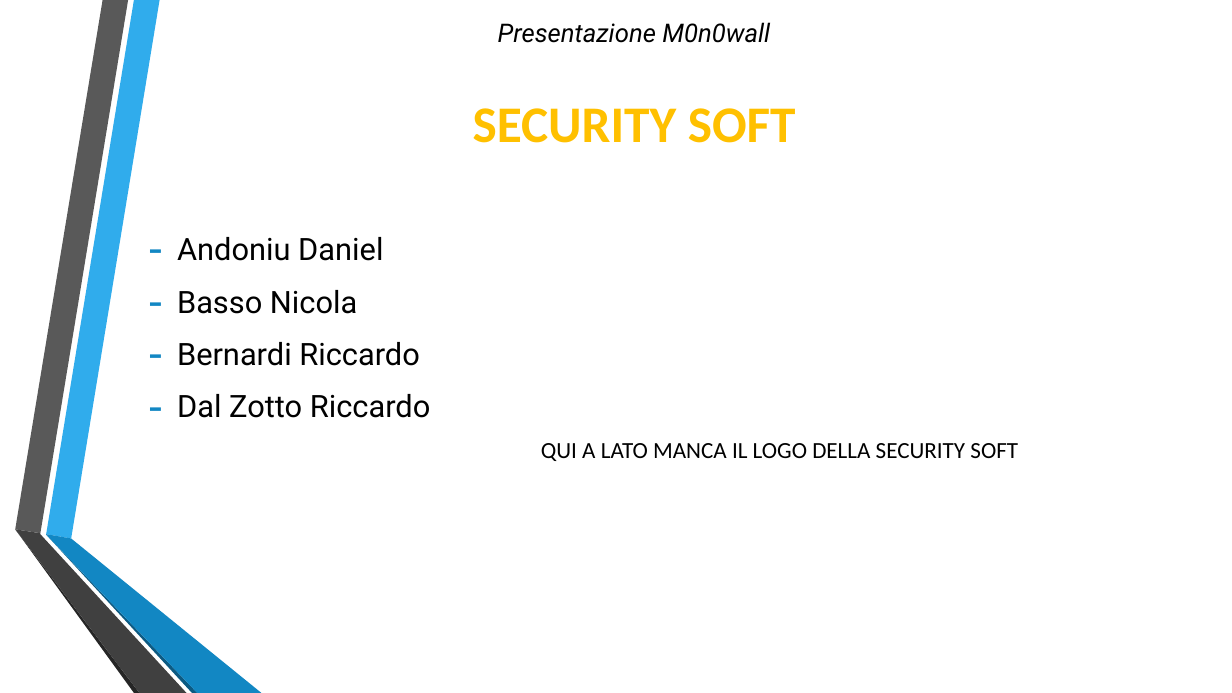
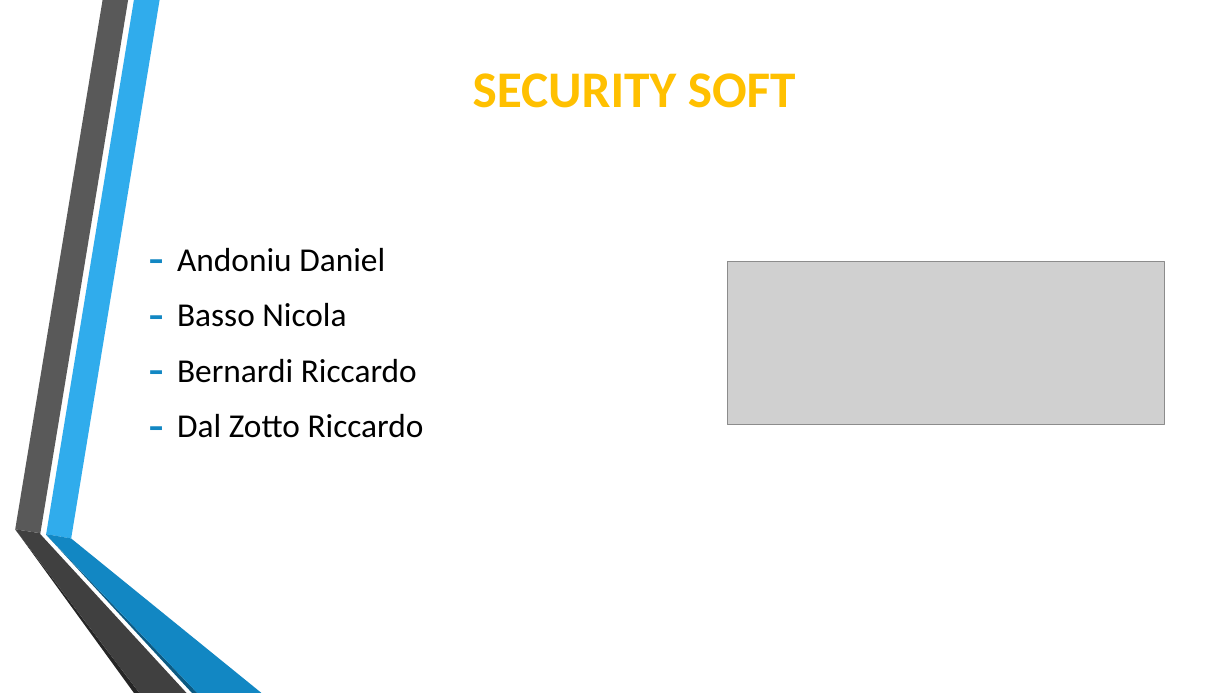
Before and after one commit to Lince99/GPOI, a slide deck: slide 1 of m0n0wall/Presentazione_M0n0wall.odp. Drawn at 1232x693 pixels with LibreOffice and Linux fonts; fonts in the diff are those of the drawing; grey boxes stand for pictures; background and template pictures are left out. Boxes give left, top, right and bottom in pixels: in the first picture for what was removed or moved away, otherwise in the second. Text is boxed around its words. In the diff, an @@ line names an element or a change of style, - is before the commit and + after.

Commit message:
Add logo inside odp, fix logo

```diff
--- a/m0n0wall/Presentazione_M0n0wall.odp
+++ b/m0n0wall/Presentazione_M0n0wall.odp
@@ title at [473,73,796,108]: text changed; size 20 to 40 pt; font Roboto to Calibri; text colour #000000 to #FFC000; bold on; italic off @@
-Presentazione M0n0wall
-SECURITY SOFT
+SECURITY SOFT
@@ text "Andoniu Daniel" at [177,248,424,438]: size 24 to 26 pt, font Roboto to Calibri @@
@@ picture added at [727,262,1165,424] @@
@@ text at [541,443,1018,461]: paragraph removed @@
-                – QUI A LATO MANCA IL LOGO DELLA SECURITY SOFT
```
Also in this commit, not shown: 6 other slides changed, 4 other files.
